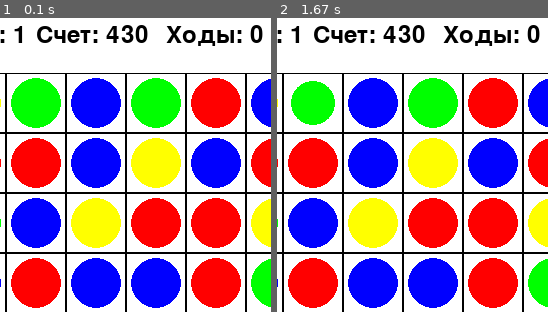
Above: before the commit, frames 1-2 (left to right).
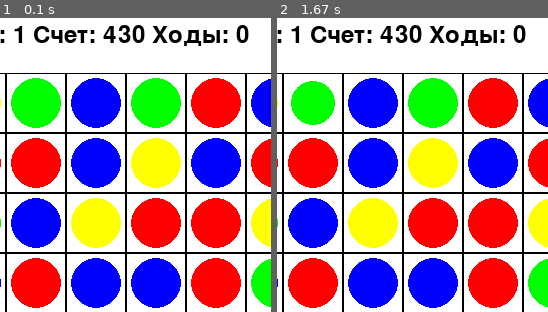
Above: after the commit, the same moments.

Repository: LiFeAiR/pygame
Game: pygame game, started from triad_game.py
Same seed, same stepped clock (60 frames per second), same inputs: the game is played once before the commit and once after it.
Inputs (mouse positions are % of the whole screen's width and height, from its top left):
- Up to frame 1 (0.1 s): no input
- Up to frame 2 (1.67 s): tap Enter at 0.33 s; click (55, 57) at 0.72 s; click (20, 74) at 1.05 s; click (26, 12) at 1.38 s
The pictures show only the part of the screen within x 20-70%, y 0-50%; the shares and areas given below are measured in that part.

The runs differ from the first frame. In frame 1, 2.8% of the frame differs, in the area x 12-98%, y 2-10%; in frame 2, 2.8%.

Commit message:
triad_game add levels mechanics

Diff:
--- a/triad_game.py
+++ b/triad_game.py
@@ -143,6 +143,9 @@
             self.clear_matches()
             self.fill_empty_spaces()
 
+    def reset_color(self):
+        self.colors = STONE_COLORS[:(self.level + 3)]
+
     def draw(self, screen):
         """Отрисовка игрового поля"""
         # Рисуем сетку
@@ -264,6 +267,22 @@
                     # Заполняем пустоты новыми камнями
                     self.grid[row][col] = Stone(random.choice(self.colors), row, col)
 
+    def check_for_deadlock(self):
+        for row in range(GRID_SIZE):
+            for col in range(GRID_SIZE):
+                # Проверкас c правым соседом
+                if col < GRID_SIZE - 1:
+                    if self.is_valid_move(row, col, row, col + 1):
+                        print(f"Step: {row}, {col}, {row}, {col + 1}")
+                        return False # Ходвозможен
+
+                # Проверка с нижним соседом
+                if row < GRID_SIZE - 1:
+                    if self.is_valid_move(row, col, row + 1, col):
+                        print(f"Step: {row}, {col}, {row + 1}, {col}")
+                        return False # Ход возможен
+        return True # Тупик
+
     def swap_stones(self, row1, col1, row2, col2):
         """Меняет два камня местами"""
         # Сохраняем временные ссылки на камни
@@ -289,8 +308,8 @@
         if stone1 and stone2:
             col_before = STONE_COLORS_DICT[stone1.color]
             col_after = STONE_COLORS_DICT[stone2.color]
-            print(
-                f'Swap stones: Col: {col1}, Row: {row1}, Color: {col_before} with Col: {col2}, Row: {row2}, Color: {col_after}')
+            # print(
+            #     f'Swap stones: Col: {col1}, Row: {row1}, Color: {col_before} with Col: {col2}, Row: {row2}, Color: {col_after}')
 
     def is_valid_move(self, row1, col1, row2, col2):
         """Проверяет, является ли обмен камнями допустимым"""
@@ -325,6 +344,9 @@
         for event in pygame.event.get():
             if event.type == pygame.QUIT:
                 running = False
+            elif event.type == pygame.KEYDOWN:
+                if event.key == pygame.K_q or event.key == pygame.K_ESCAPE:
+                    running = False
             elif event.type == pygame.MOUSEBUTTONDOWN:
                 mouse_x, mouse_y = pygame.mouse.get_pos()
 
@@ -392,12 +414,11 @@
 
         # Отображение счета и количества ходов
         font = pygame.font.Font(None, 36)
-        level_text = font.render(f"Уровень: {game_board.level}", True, BLACK)
-        score_text = font.render(f"Счет: {game_board.score}", True, BLACK)
-        moves_text = font.render(f"Ходы: {game_board.moves}", True, BLACK)
-        screen.blit(level_text, (10, 10))
-        screen.blit(score_text, (150, 10))
-        screen.blit(moves_text, (280, 10))
+        level_text = f"Уровень: {game_board.level}"
+        score_text = f"Счет: {game_board.score}"
+        moves_text = f"Ходы: {game_board.moves}"
+        title_text = font.render(f"{level_text} {score_text} {moves_text}", True, BLACK)
+        screen.blit(title_text, (10, 10))
 
         # Отображение инструкции
         instruction_font = pygame.font.Font(None, 24)
@@ -415,12 +436,17 @@
             # Проверяем, не достигли ли мы максимального уровня
             if game_board.level < len(LEVELS):
                 game_board.level += 1
+                # game_board.reset_color()
                 game_board.initialize_board()
                 game_board.draw(screen)
             else:
                 # Достигнут максимальный уровень - победа
                 popup = Popup("Поздравляем! Вы выиграли!", [("Закрыть", "close"), ("Сыграть заново", "restart")])
 
+        if game_board.check_for_deadlock():
+            dead_lock_text = font.render(f"ВЫ ПРОИГРАЛИ!", True, RED)
+            screen.blit(dead_lock_text, (380, SCREEN_HEIGHT - 35))
+
         # Отрисовка всплывающего окна - только если popup существует
         if popup:
             popup.draw(screen)
